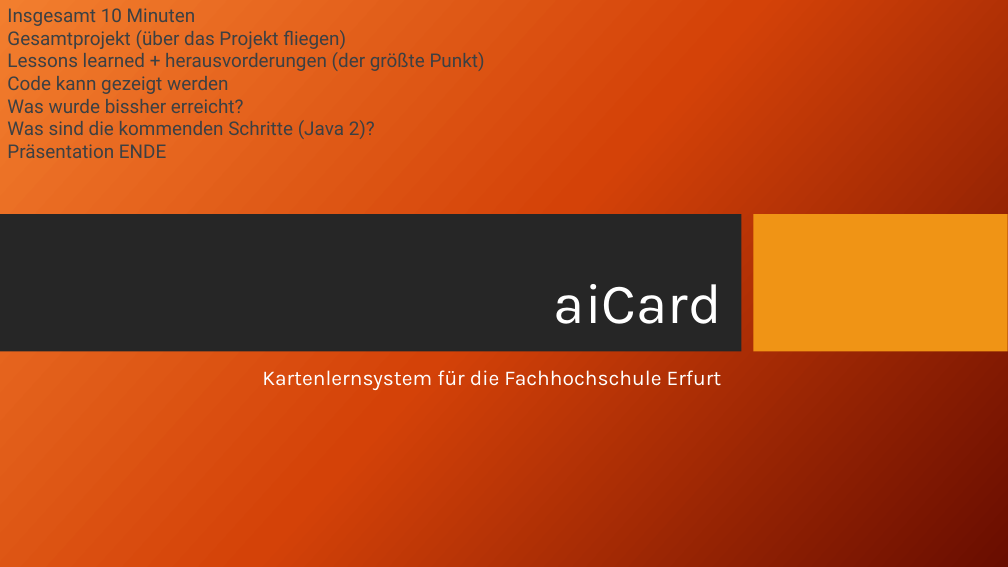
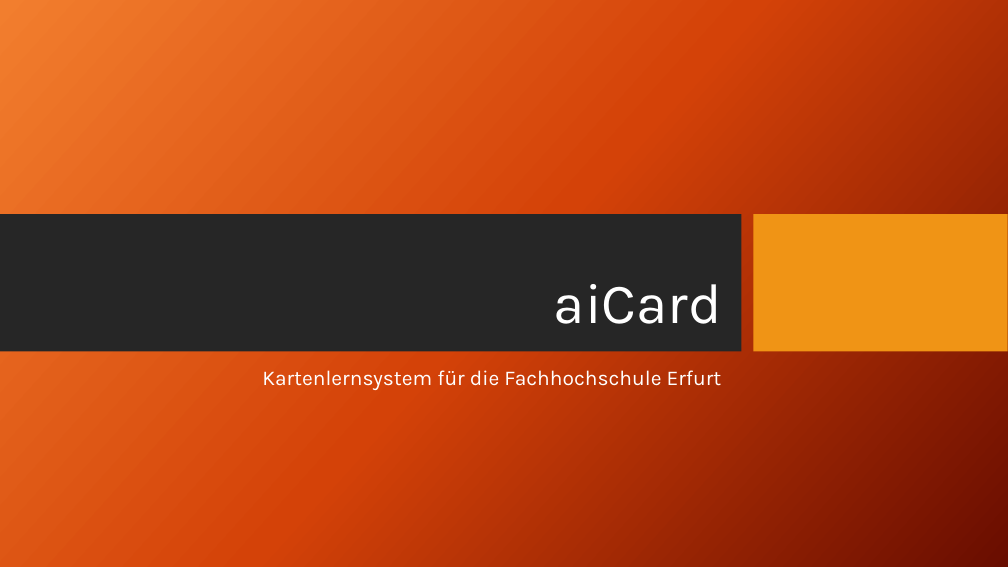
Before and after one commit to fh-erfurt/AICard, a slide deck: slide 1 of Präsentationen/3_Präsentation.pptx. Drawn at 1008x567 pixels with LibreOffice and Linux fonts; fonts in the diff are those of the drawing; background and template pictures are left out. Boxes give left, top, right and bottom in pixels: in the first picture for what was removed or moved away, otherwise in the second. Text is boxed around its words. In the diff, an @@ line names an element or a change of style, - is before the commit and + after.

```diff
--- a/Präsentationen/3_Präsentation.pptx
+++ b/Präsentationen/3_Präsentation.pptx
@@ text removed at <box>7,8,485,158</box> @@
-Insgesamt 10 Minuten
-Gesamtprojekt (über das Projekt fliegen)
-Lessons learned + herausvorderungen (der größte Punkt)
-Code kann gezeigt werden
-Was wurde bissher erreicht?
-Was sind die kommenden Schritte (Java 2)?
-Präsentation ENDE
```
Also in this commit, not shown: 3 other slides changed, 1 slide added, 1 slide removed.
